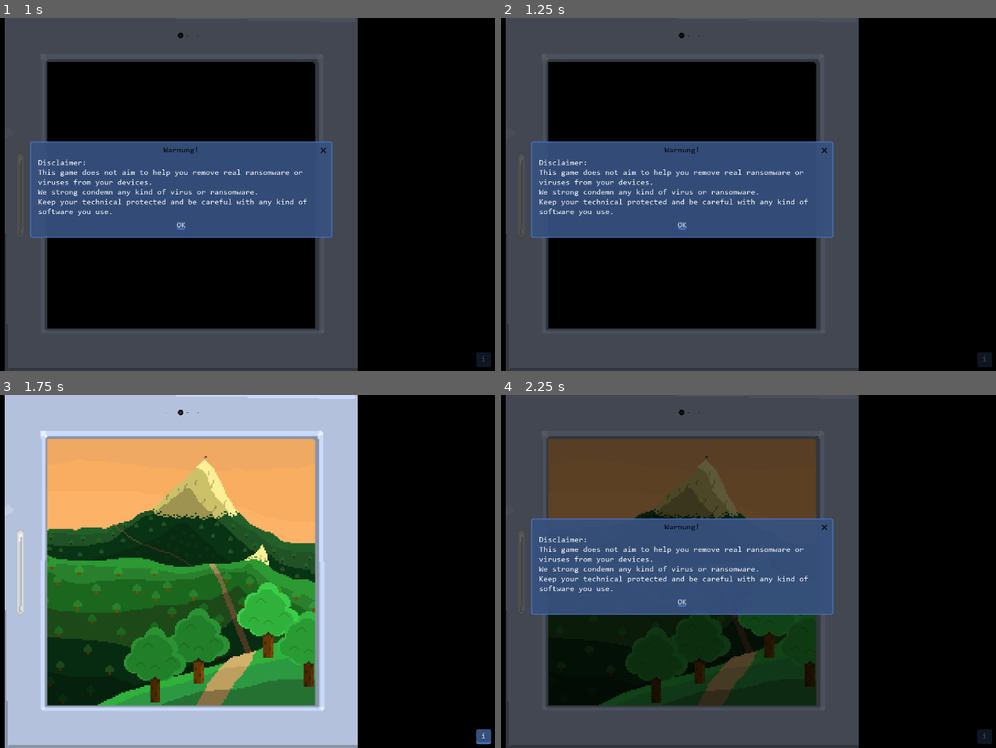
Above: before the commit, frames 1-4 (two rows, left to right).
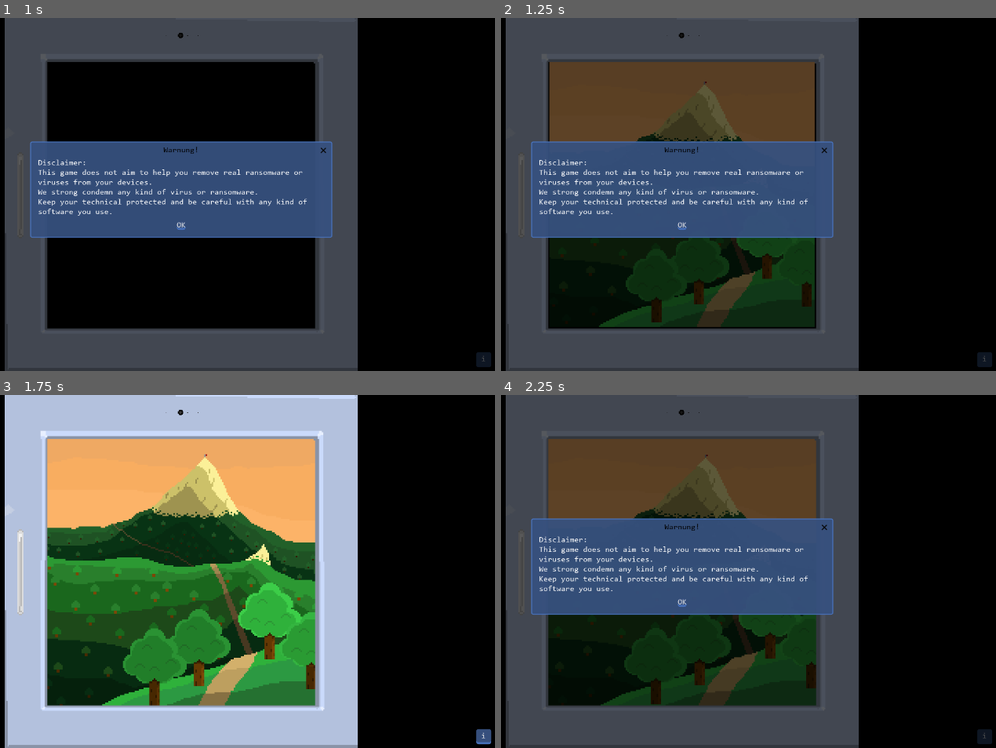
Above: after the commit, the same moments.

Repository: eisclimber/my-first-game-jam-summer-2021
Game: Godot game, scene res://scenes/screens/MainMenuScreen.tscn
Two runs of this game, one before a commit and one after it. Both use one fixed random seed, a clock stepped at 60 frames per second and the inputs below. Sound files missing from this copy of the repository are replaced by a short silence.
Inputs:
- Up to frame 1 (1 s): click "i" at 0.5 s
- Up to frame 2 (1.25 s): no input
- Up to frame 3 (1.75 s): click "OK" at 1.25 s
- Up to frame 4 (2.25 s): click "i" at 2 s

Frame 1 is identical in both runs. In frame 2, 22% of the frame differs, in the area x 9-64%, y 12-88%; in frame 3, 3.0%; in frame 4, 0.5%.

Commit message:
Exports for HTML an EXE

Diff:
--- a/PlainProject/scenes/screens/MainMenuScreen.gd
+++ b/PlainProject/scenes/screens/MainMenuScreen.gd
@@ -15,7 +15,7 @@
 
 	tween.interpolate_property(
 		screen, "rect_scale",
-		Vector2(0, 0), Vector2(1, 1), 2,
+		Vector2(0, 0), Vector2(1, 1), 1,
 		Tween.TRANS_ELASTIC, Tween.EASE_OUT
 	)
 
@@ -23,7 +23,7 @@
 		screen, "visible",
 		false, true, 0,
 		Tween.TRANS_ELASTIC, Tween.EASE_IN,
-		0.35
+		0.15
 	)
 
 	tween.start()
Not shown, added: HTML/Forklift F2P.audio.worklet.js
Not shown, added: HTML/Forklift F2P.html
Not shown, added: HTML/Forklift F2P.js
Not shown, added: HTML/Forklift F2P.pck
Not shown, added: HTML/Forklift F2P.png
Not shown, added: HTML/Forklift F2P.wasm
Not shown, added: HTML/favicon.png
Not shown, added: Windows/Forklift F2P.exe
